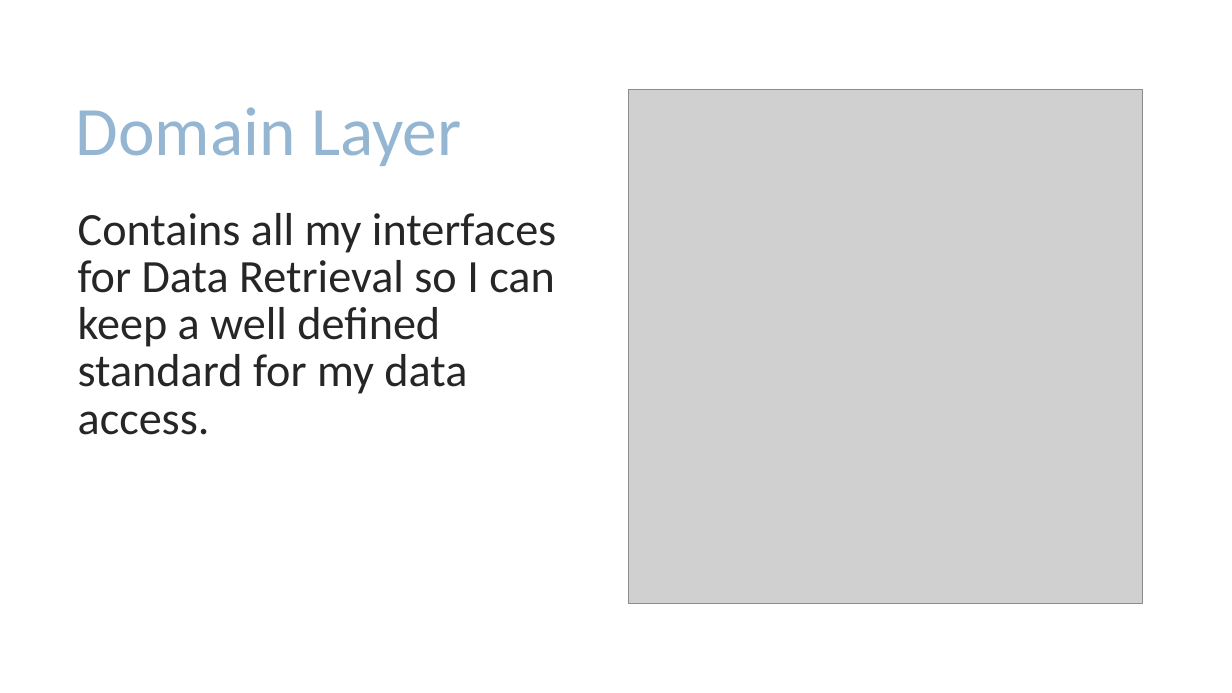
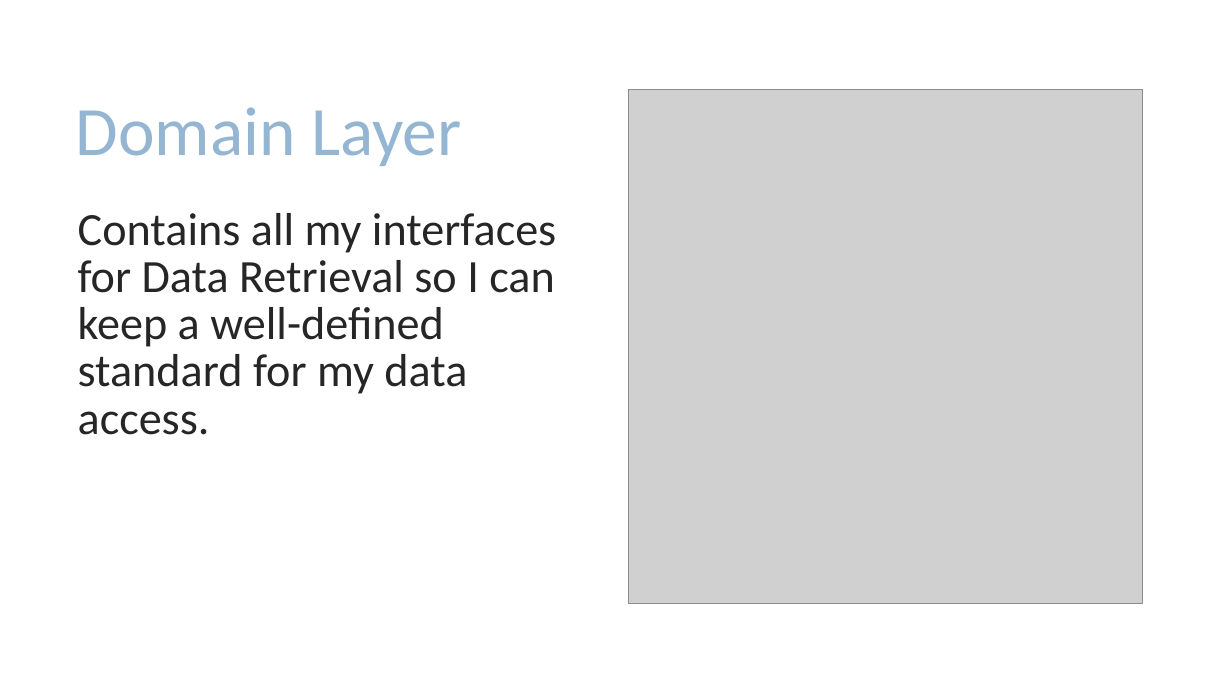
Before and after one commit to cwoodruff/aspnet-6-web-api-workshop, a slide deck: slide 8 of module-1/01-04 Designing the NTier Web API/01-04 Designing the NTier Web API.pptx (slide 9 before the commit). Drawn at 1232x693 pixels with LibreOffice and Linux fonts; fonts in the diff are those of the drawing; grey boxes stand for pictures. Boxes give left, top, right and bottom in pixels: in the first picture for what was removed or moved away, otherwise in the second. Text is boxed around its words. In the diff, an @@ line names an element or a change of style, - is before the commit and + after.

Commit message:
updated the slides

```diff
--- a/module-1/01-04 Designing the NTier Web API/01-04 Designing the NTier Web API.pptx
+++ b/module-1/01-04 Designing the NTier Web API/01-04 Designing the NTier Web API.pptx
@@ text at [78, 213, 556, 435]: text changed @@
-Contains all my interfaces for Data Retrieval so I can keep a well defined standard for my data access.
+Contains all my interfaces for Data Retrieval so I can keep a well-defined standard for my data access.
```
Also in this commit, not shown: 2 other slides changed, 1 slide removed, 13 other files.
